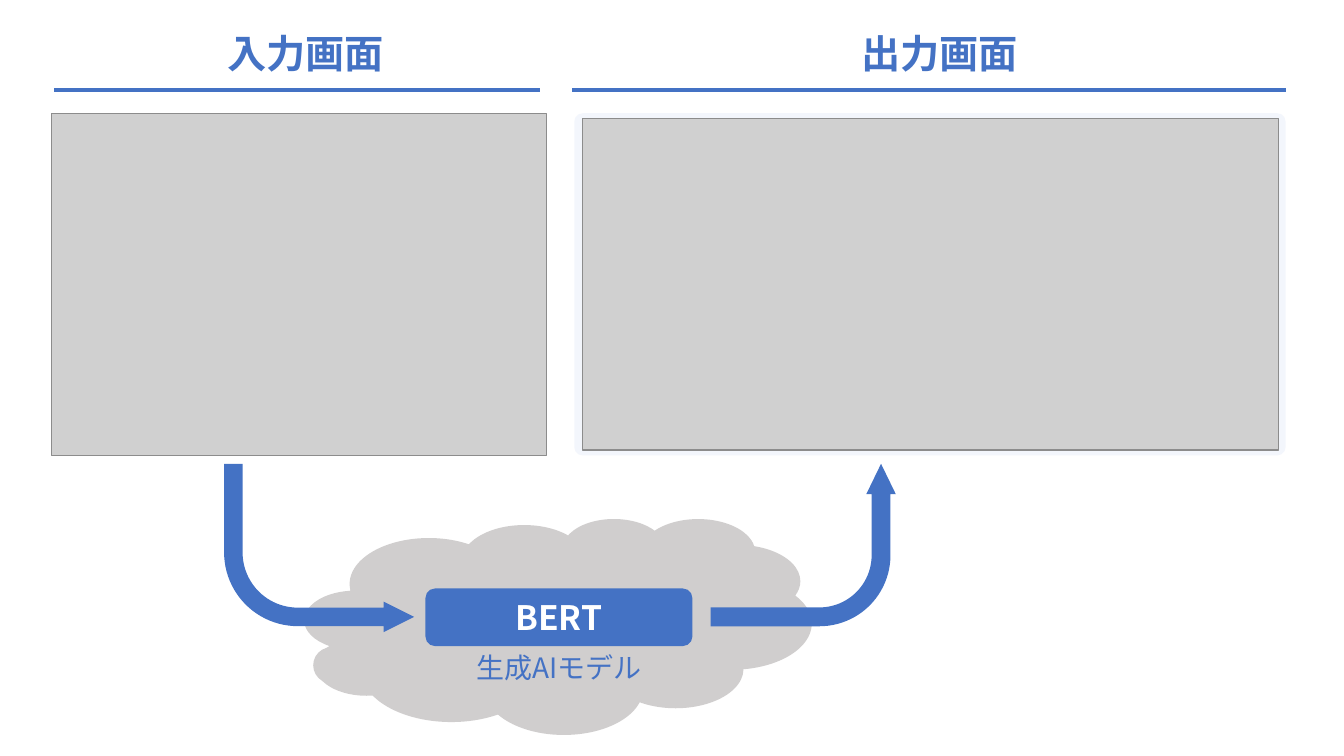
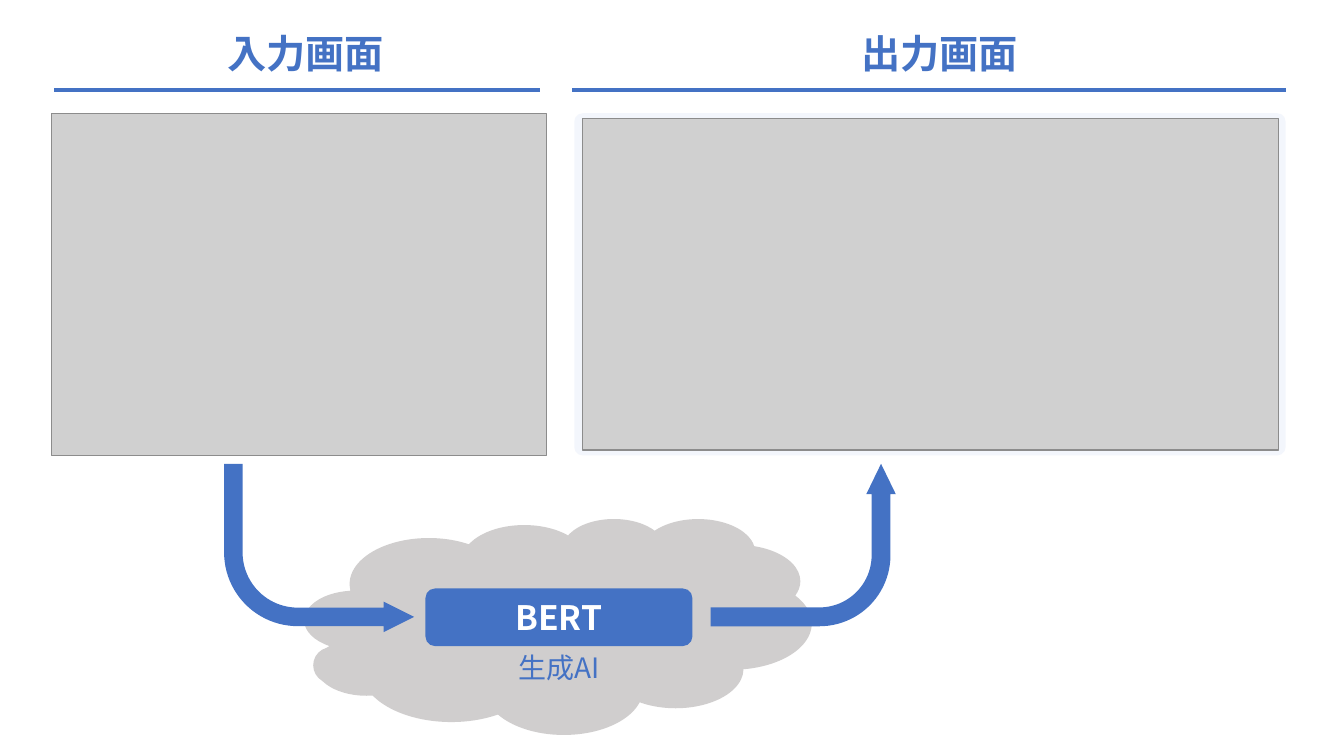
Before and after one commit to liber-craft-co-ltd/book_impress_text-image-basic, a slide deck: slide 3 of images.pptx. Drawn at 1344x756 pixels with LibreOffice and Linux fonts; fonts in the diff are those of the drawing; grey boxes stand for pictures. Boxes give left, top, right and bottom in pixels: in the first picture for what was removed or moved away, otherwise in the second. Text is boxed around its words. In the diff, an @@ line names an element or a change of style, - is before the commit and + after.

```diff
--- a/images.pptx
+++ b/images.pptx
@@ text at [518, 654, 599, 680]: text changed @@
-生成AIモデル
+生成AI
```
Also in this commit, not shown: 3 slides added, 16 other files.
